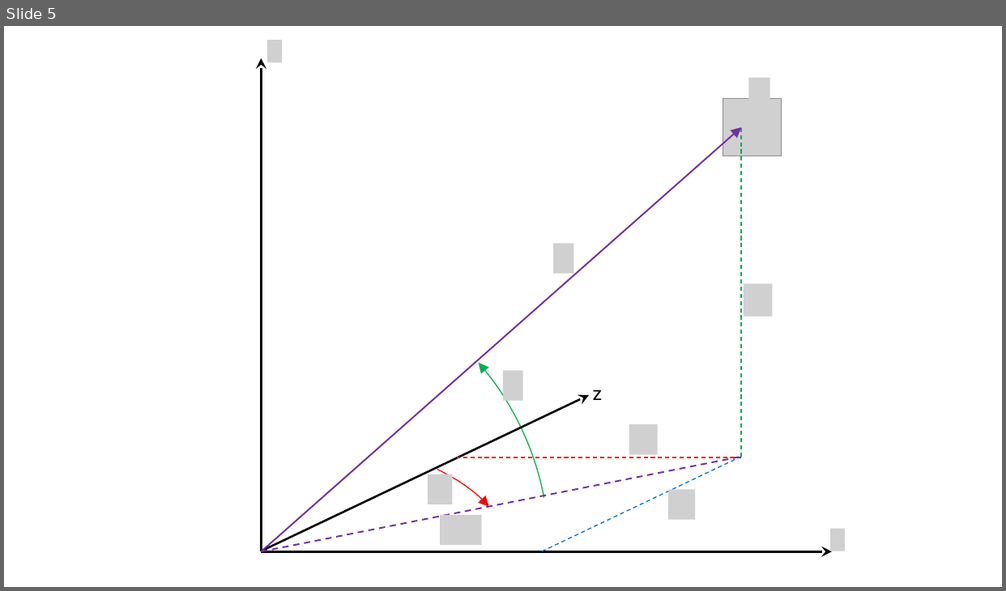
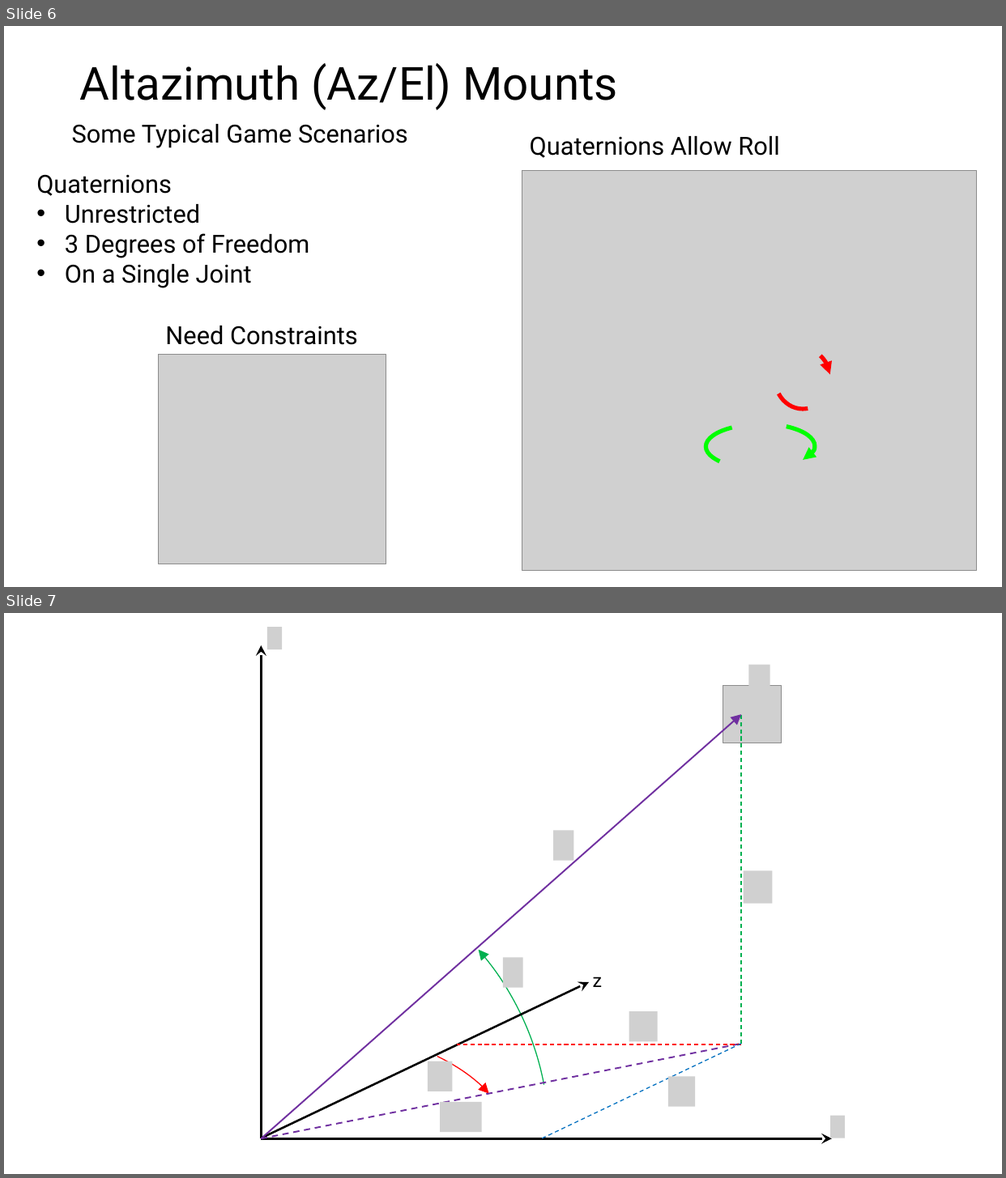
Before and after one commit to whitingm-usc/Euler, a slide deck: Euler/Euler.pptx. Shown one above the other, each under a label of ours: slide 5 before the commit, slides 6 and 7 after it. The pictures are 1006x591 and 1006x1178 pixels, drawn with LibreOffice and Linux fonts; fonts in the diff are those of the drawing; grey boxes stand for pictures. Boxes give left, top, right and bottom in pixels: in the first picture for what was removed or moved away, otherwise in the second. Text is boxed around its words. In the diff, an @@ line names an element or a change of style, - is before the commit and + after.

```diff
--- a/Euler/Euler.pptx
+++ b/Euler/Euler.pptx
@@ slide 6 added at (4,26,1002,587), background #FFFFFF @@
@@ title added at (80,63,617,110), 44 pt, text #000000 @@
+Altazimuth (Az/El) Mounts
@@ text added at (72,124,408,148), 24 pt, text #000000 @@
+Some Typical Game Scenarios
@@ text added at (530,136,780,158), 24 pt, text #000000 @@
+Quaternions Allow Roll
@@ picture added at (522,170,977,570) @@
@@ text added at (36,174,309,288), 24 pt, text #000000 @@
+Quaternions
+• Unrestricted
+• 3 Degrees of Freedom
+• On a Single Joint
@@ text added at (165,326,358,345), 24 pt, text #000000 @@
+Need Constraints
@@ picture added at (159,355,386,565) @@
@@ arc (boxed as its full ellipse) added at (775,348,830,409), outline #FF0000 4 pt @@
@@ arc (boxed as its full ellipse) added at (775,348,830,410), outline #FF0000 4 pt @@
@@ arc (boxed as its full ellipse) added at (706,425,816,468), outline #00FF00 4 pt @@
@@ arc (boxed as its full ellipse) added at (706,425,816,469), outline #00FF00 4 pt @@
@@ what was slide 5 is now slide 7 @@
```
Also in this commit, not shown: 1 other slide added, 5 other files.
